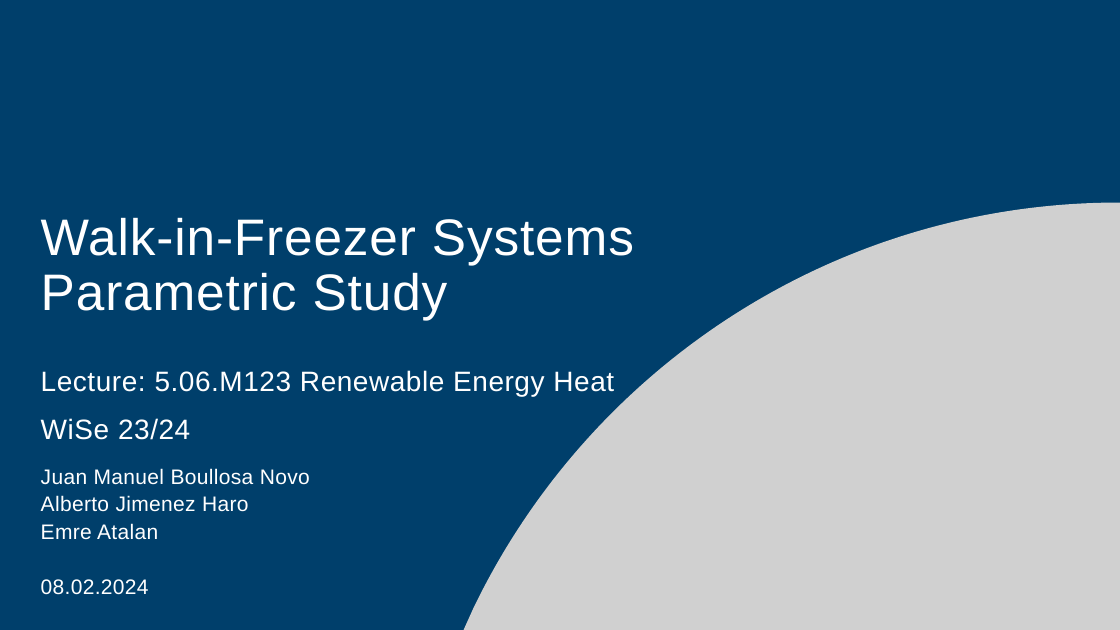
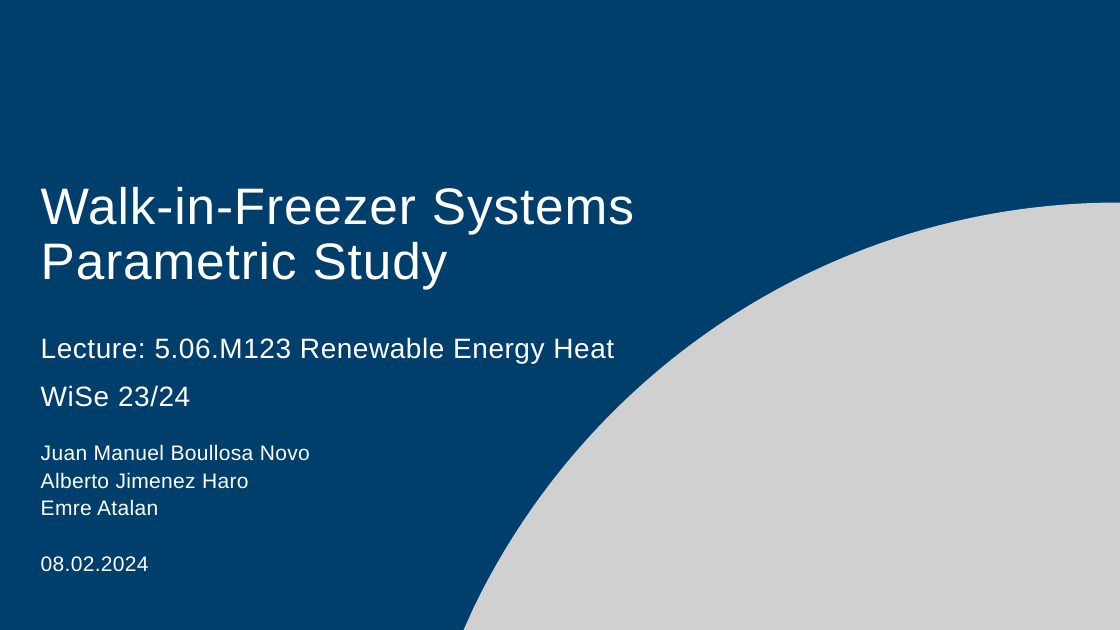
Before and after one commit to boujuan/Renewable_Energy_Heat, a slide deck: slide 1 of REH_Presentation.pptm. Drawn at 1120x630 pixels with LibreOffice and Linux fonts; fonts in the diff are those of the drawing; grey boxes stand for pictures; background and template pictures are left out. Boxes give left, top, right and bottom in pixels: in the first picture for what was removed or moved away, otherwise in the second. Text is boxed around its words. In the diff, an @@ line names an element or a change of style, - is before the commit and + after.

```diff
--- a/REH_Presentation.pptm
+++ b/REH_Presentation.pptm
@@ title "Walk-in-Freezer Systems Parametric Study": place and size @@
-title "Walk-in-Freezer Systems Parametric Study" at bbox=[41, 217, 634, 320]
+title "Walk-in-Freezer Systems Parametric Study" at bbox=[41, 186, 634, 289]
@@ subtitle "Lecture: 5.06.M123 Renewable Energy Heat": place and size @@
-subtitle "Lecture: 5.06.M123 Renewable Energy Heat" at bbox=[41, 370, 614, 440]
+subtitle "Lecture: 5.06.M123 Renewable Energy Heat" at bbox=[41, 337, 614, 407]
@@ text "Juan Manuel Boullosa Novo": place and size @@
-text "Juan Manuel Boullosa Novo" at bbox=[41, 468, 310, 595]
+text "Juan Manuel Boullosa Novo" at bbox=[41, 444, 310, 572]
```
Also in this commit, not shown: 3 other slides changed, 14 other files.
